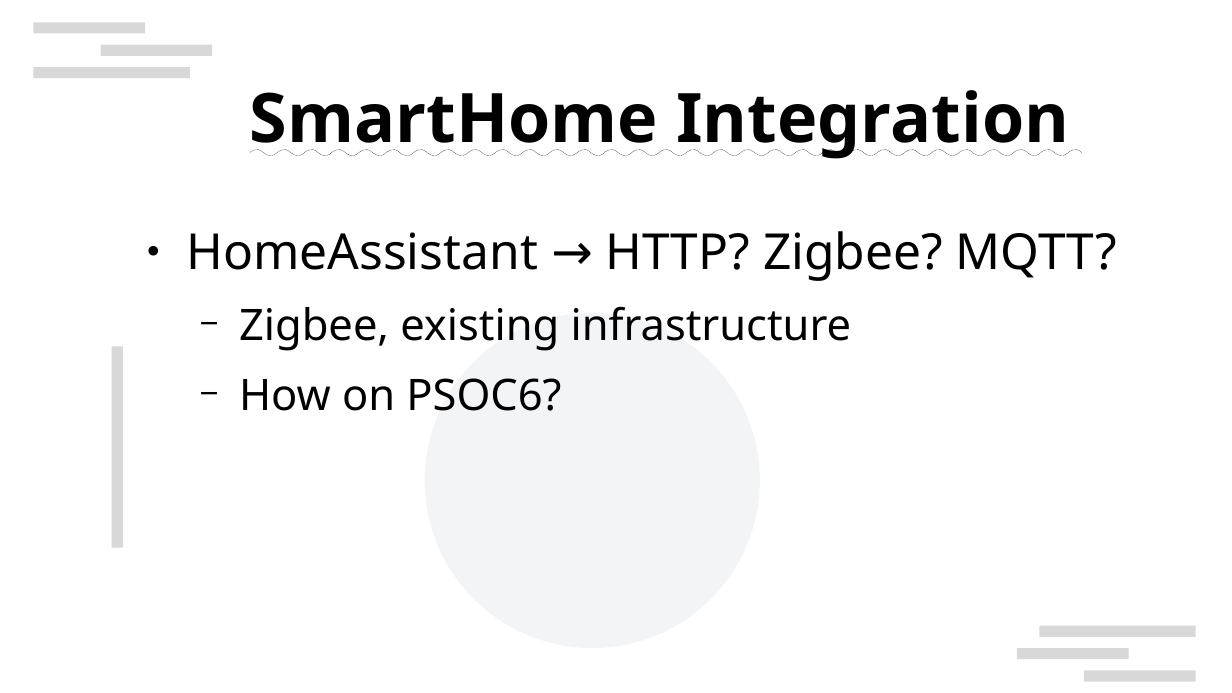
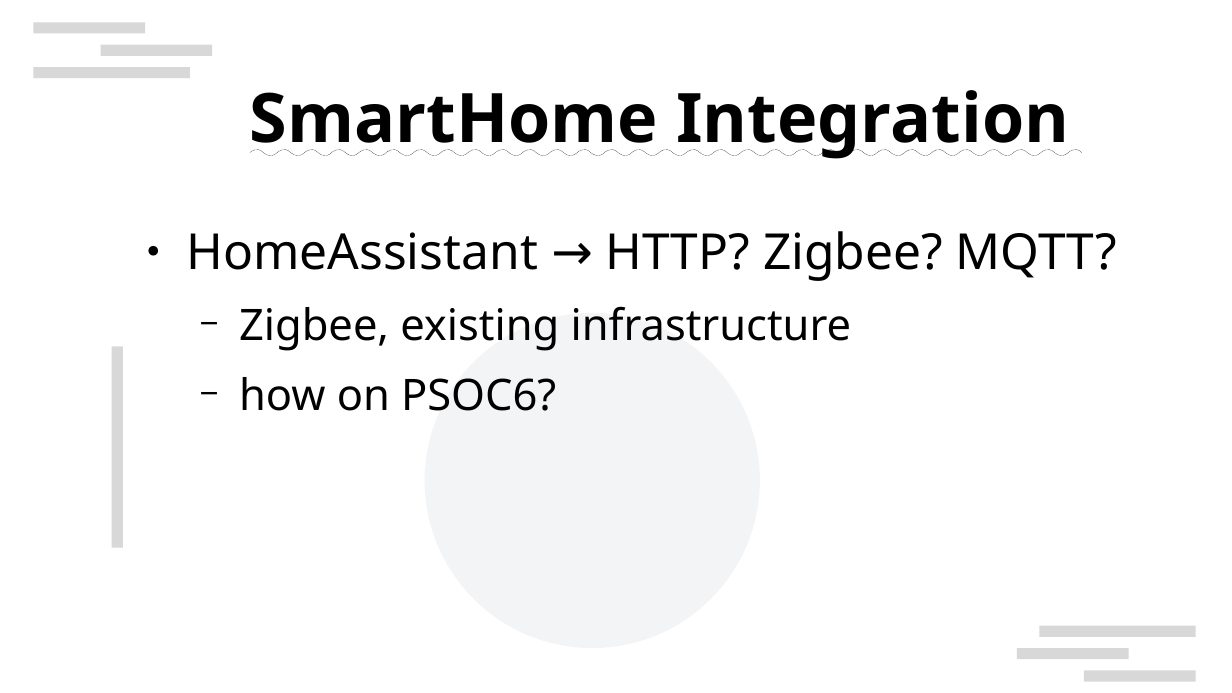
Before and after one commit to devLeitner/384.068-infineon, a slide deck: slide 6 of report/presentation.odp. Drawn at 1232x693 pixels with LibreOffice and Linux fonts; fonts in the diff are those of the drawing; background and template pictures are left out. Boxes give left, top, right and bottom in pixels: in the first picture for what was removed or moved away, otherwise in the second. Text is boxed around its words. In the diff, an @@ line names an element or a change of style, - is before the commit and + after.

```diff
--- a/report/presentation.odp
+++ b/report/presentation.odp
@@ text at (239,377,556,411): text changed @@
-  − How on PSOC6?
+  − how on PSOC6?
```
Also in this commit, not shown: 2 other slides changed, 3 slides added, 2 other files.
